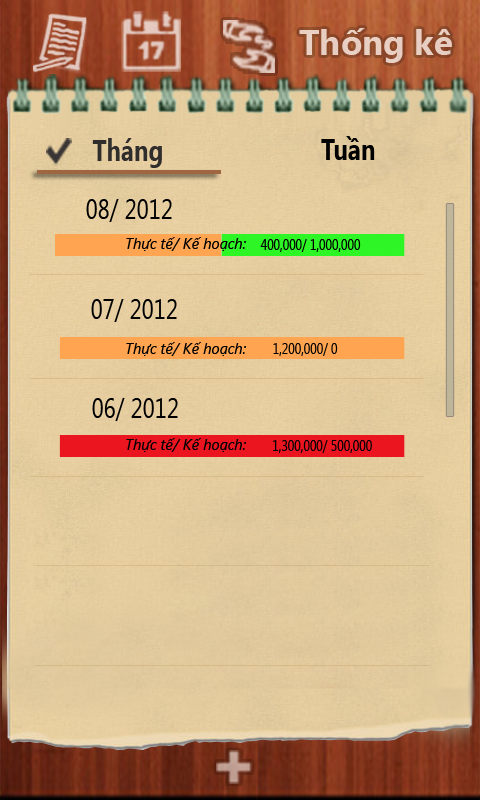
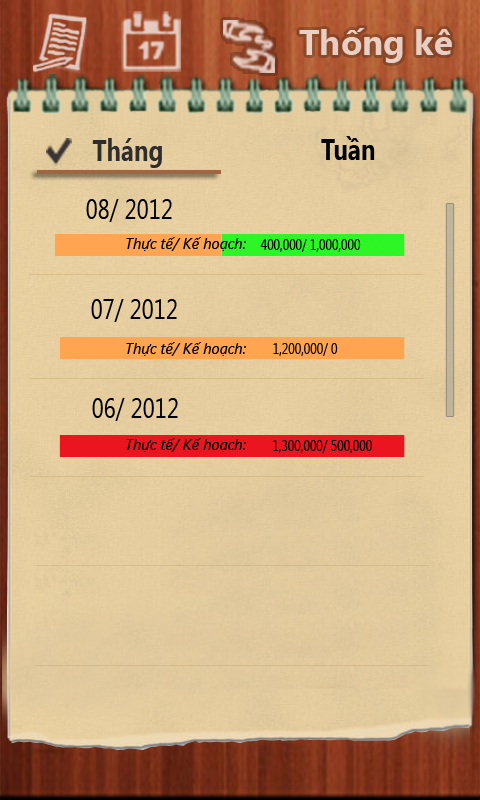
Comparing the layer stacks of the two (480, 800) images. Changes:
hid "Layer 11" over <box>216,750,252,784</box>
